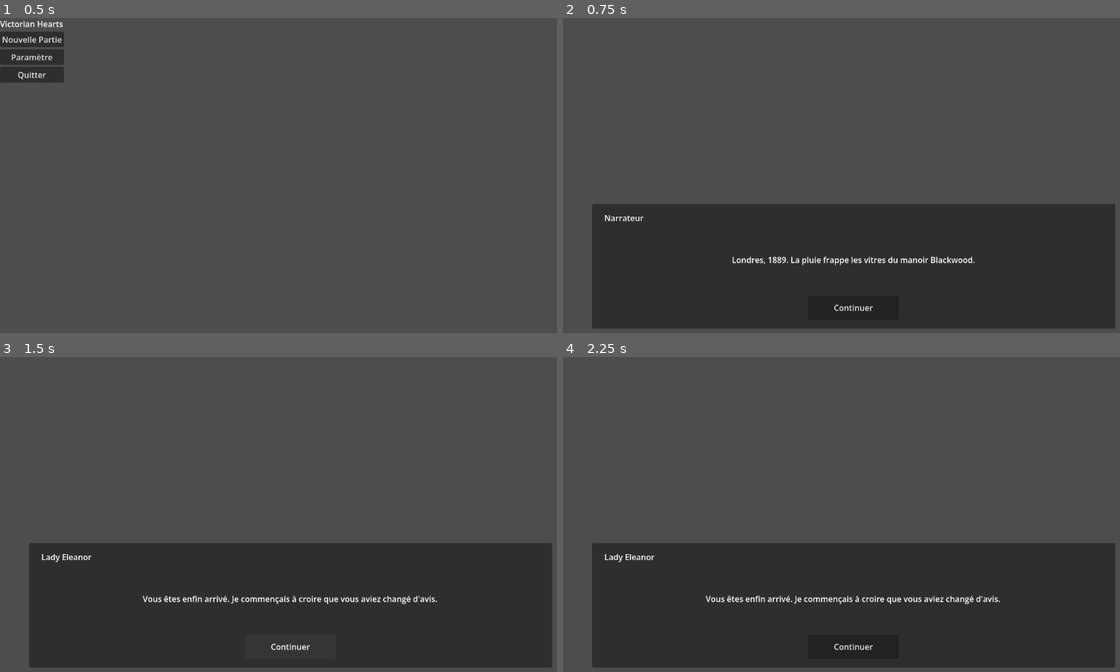
Above: before the commit, frames 1-4 (two rows, left to right).
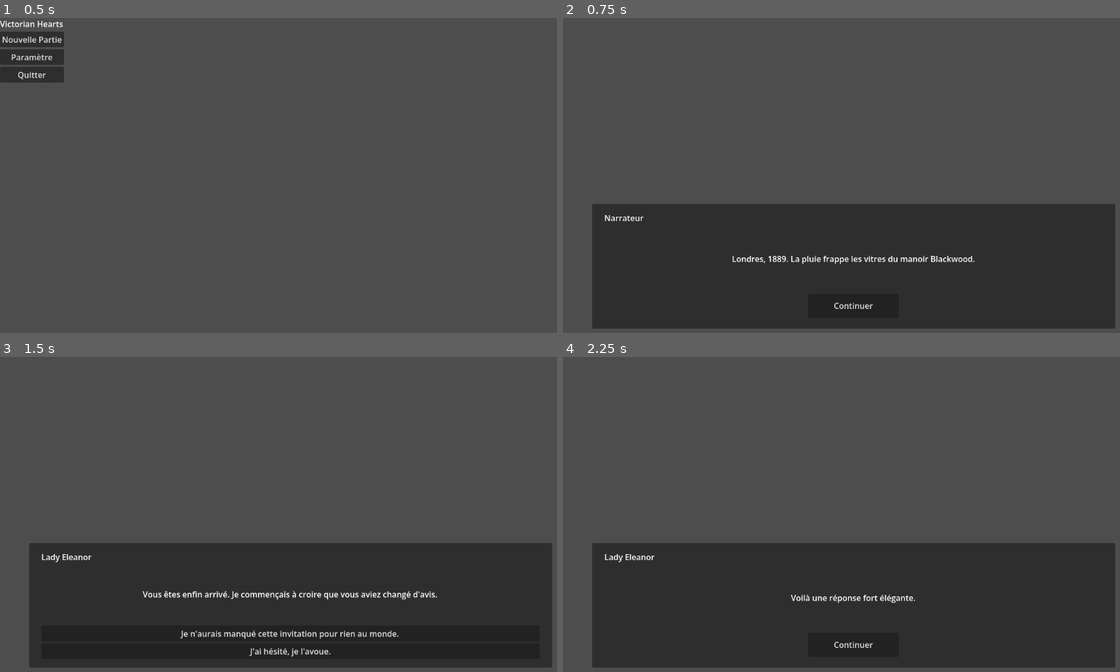
Above: after the commit, the same moments.

Repository: BaptisteKara90/dating-sim
Game: Godot game, scene res://scenes/menu/MainMenu.tscn
The game is run twice, just before and just after one commit, with the same random seed, the same clock (stepped at 60 frames per second) and the same inputs.
Inputs (mouse positions are in pixels of both pictures, inside the frame that each line leads up to):
- Up to frame 1 (0.5 s): no input
- Up to frame 2 (0.75 s): click "Nouvelle Partie" at 0.5 s
- Up to frame 3 (1.5 s): click "Continuer" at 1.25 s
- Up to frame 4 (2.25 s): click (852, 634) at 2 s, where only the run after the commit has a clickable "Je n'aurais manqué cette invi…"

Frame 1 is identical in both runs. In frame 2, 0.5% of the frame differs, in the area x 30-74%, y 75-94%; in frame 3, 1.6%, in the area x 25-79%, y 74-96%; in frame 4, 0.8%.

Commit message:
add choices on DialogueManager

Diff:
--- a/data/dialogues/intro.json
+++ b/data/dialogues/intro.json
@@ -2,16 +2,39 @@
   {
     "id": "intro_01",
     "speaker": "Narrateur",
-    "text": "Londres, 1889. La pluie frappe les vitres du manoir Blackwood."
+    "text": "Londres, 1889. La pluie frappe les vitres du manoir Blackwood.",
+    "next": "intro_02"
   },
   {
     "id": "intro_02",
     "speaker": "Lady Eleanor",
-    "text": "Vous êtes enfin arrivé. Je commençais à croire que vous aviez changé d'avis."
+    "text": "Vous êtes enfin arrivé. Je commençais à croire que vous aviez changé d'avis.",
+    "choices": [
+      {
+        "text": "Je n'aurais manqué cette invitation pour rien au monde.",
+        "next": "intro_polite"
+      },
+      {
+        "text": "J'ai hésité, je l'avoue.",
+        "next": "intro_honest"
+      }
+    ]
   },
   {
-    "id": "intro_03",
-    "speaker": "Vous",
-    "text": "Je n'aurais manqué cette invitation pour rien au monde."
+    "id": "intro_polite",
+    "speaker": "Lady Eleanor",
+    "text": "Voilà une réponse fort élégante.",
+    "next": "intro_end"
+  },
+  {
+    "id": "intro_honest",
+    "speaker": "Lady Eleanor",
+    "text": "L'honnêteté est rare dans cette maison. Je l'apprécie.",
+    "next": "intro_end"
+  },
+  {
+    "id": "intro_end",
+    "speaker": "Narrateur",
+    "text": "La soirée ne fait que commencer."
   }
 ]
--- a/scenes/game/Game.tscn
+++ b/scenes/game/Game.tscn
@@ -64,4 +64,7 @@
 size_flags_horizontal = 4
 text = "Continuer"
 
+[node name="ChoicesContainer" type="VBoxContainer" parent="UI/DialogueBox/MarginContainer/VBoxContainer" unique_id=2072187067]
+layout_mode = 2
+
 [connection signal="pressed" from="UI/DialogueBox/MarginContainer/VBoxContainer/ContinueButton" to="." method="_on_continue_button_pressed"]
--- a/scripts/Game.gd
+++ b/scripts/Game.gd
@@ -3,9 +3,11 @@
 @onready var speaker_label: Label = $UI/DialogueBox/MarginContainer/VBoxContainer/SpeakerLabel
 @onready var text_label: Label = $UI/DialogueBox/MarginContainer/VBoxContainer/TextLabel
 @onready var continue_button: Button = $UI/DialogueBox/MarginContainer/VBoxContainer/ContinueButton
+@onready var choices_container: VBoxContainer = $UI/DialogueBox/MarginContainer/VBoxContainer/ChoicesContainer
 
 func _ready() -> void:
 	DialogueManager.line_changed.connect(_on_dialogue_line_changed)
+	DialogueManager.choices_changed.connect(_on_choices_changed)
 	DialogueManager.dialogue_finished.connect(_on_dialogue_finished)
 
 	DialogueManager.start("intro")
@@ -15,6 +17,18 @@
 	text_label.text = line.get("text", "")
 	continue_button.disabled = false
 
+func _on_choices_changed(choices: Array) -> void:
+	for child in choices_container.get_children():
+		child.queue_free()
+
+	continue_button.visible = choices.is_empty()
+
+	for i in range(choices.size()):
+		var button := Button.new()
+		button.text = choices[i].get("text", "")
+		button.pressed.connect(func(): DialogueManager.choose(i))
+		choices_container.add_child(button)
+
 func _on_dialogue_finished() -> void:
 	speaker_label.text = ""
 	text_label.text = "Fin de la scène."
--- a/scripts/managers/DialogueManager.gd
+++ b/scripts/managers/DialogueManager.gd
@@ -1,23 +1,31 @@
 extends Node
 
 signal line_changed(line: Dictionary)
+signal choices_changed(choices: Array)
 signal dialogue_finished
 
 var dialogue_data: Array = []
-var current_index: int = 0
+var dialogue_by_id: Dictionary = {}
+var current_line_id: String = ""
 var is_running: bool = false
 
-func start(dialogue_name: String) -> void:
+func start(dialogue_name: String, start_id: String = "") -> void:
 	var path := "res://data/dialogues/%s.json" % dialogue_name
 
 	dialogue_data = _load_dialogue_file(path)
-	current_index = 0
-	is_running = true
+	dialogue_by_id = _build_dialogue_index(dialogue_data)
 
 	if dialogue_data.is_empty():
 		push_error("Dialogue is empty: " + dialogue_name)
 		dialogue_finished.emit()
 		return
+
+	is_running = true
+
+	if start_id != "":
+		current_line_id = start_id
+	else:
+		current_line_id = dialogue_data[0].get("id", "")
 
 	_emit_current_line()
 
@@ -25,38 +33,84 @@
 	if not is_running:
 		return
 
-	current_index += 1
+	var line := get_current_line()
 
-	if current_index >= dialogue_data.size():
-		is_running = false
-		dialogue_finished.emit()
+	if line.has("choices"):
 		return
 
+	var next_id: String = str(line.get("next", ""))
+
+	if next_id == "":
+		_finish_dialogue()
+		return
+
+	go_to(next_id)
+
+func choose(choice_index: int) -> void:
+	if not is_running:
+		return
+
+	var line := get_current_line()
+	var choices: Array = line.get("choices", [])
+
+	if choice_index < 0 or choice_index >= choices.size():
+		return
+
+	var choice: Dictionary = choices[choice_index]
+	var next_id: String = str(choice.get("next", ""))
+
+	if next_id == "":
+		_finish_dialogue()
+		return
+
+	go_to(next_id)
+
+func go_to(line_id: String) -> void:
+	if not dialogue_by_id.has(line_id):
+		push_error("Dialogue id not found: " + line_id)
+		_finish_dialogue()
+		return
+
+	current_line_id = line_id
 	_emit_current_line()
-
-func stop() -> void:
-	is_running = false
-	dialogue_data = []
-	current_index = 0
-	dialogue_finished.emit()
 
 func get_current_line() -> Dictionary:
 	if not is_running:
 		return {}
 
-	if current_index < 0 or current_index >= dialogue_data.size():
-		return {}
-
-	return dialogue_data[current_index]
+	return dialogue_by_id.get(current_line_id, {})
 
 func _emit_current_line() -> void:
 	var line := get_current_line()
 
 	if line.is_empty():
-		dialogue_finished.emit()
+		_finish_dialogue()
 		return
 
 	line_changed.emit(line)
+
+	if line.has("choices"):
+		choices_changed.emit(line["choices"])
+	else:
+		choices_changed.emit([])
+
+func _finish_dialogue() -> void:
+	is_running = false
+	current_line_id = ""
+	dialogue_finished.emit()
+	choices_changed.emit([])
+
+func _build_dialogue_index(data: Array) -> Dictionary:
+	var index := {}
+
+	for line in data:
+		if not line.has("id"):
+			push_error("Dialogue line missing id")
+			continue
+
+		index[line["id"]] = line
+
+	return index
 
 func _load_dialogue_file(path: String) -> Array:
 	if not FileAccess.file_exists(path):
